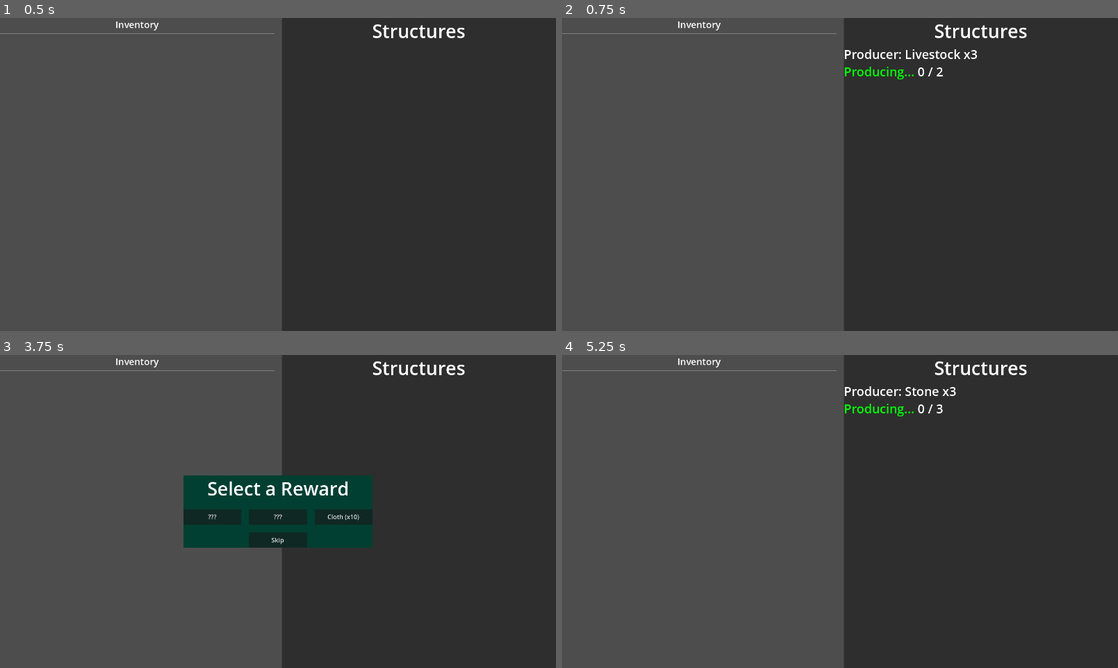
Above: before the commit, frames 1-4 (two rows, left to right).
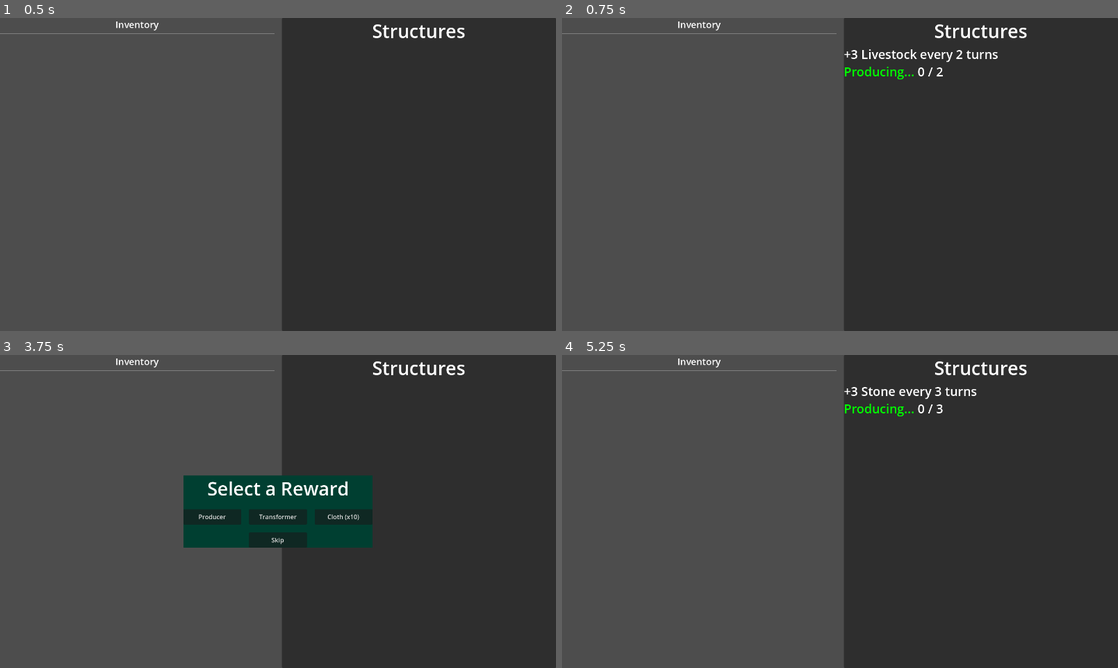
Above: after the commit, the same moments.

Repository: hellochar/godot-sketches
Game: Godot game, scene res://world.tscn
Same seed, same stepped clock (60 frames per second), same inputs: the game is played once before the commit and once after it.
Inputs (mouse positions are in pixels of both pictures, inside the frame that each line leads up to):
- Up to frame 1 (0.5 s): no input
- Up to frame 2 (0.75 s): tap Enter at 0.5 s; tap 1 at 0.6 s
- Up to frame 3 (3.75 s): tap Space at 0.77, 1.25, 1.52, 2.75, 3.02 s; tap 9 at 1.35 s; tap Enter at 2, 3.5 s; tap B at 2.1 s; tap R at 2.85 s; tap Z at 3.6 s
- Up to frame 4 (5.25 s): tap Space at 3.77, 5 s; click (773, 517) at 4.25 s, where only the run after the commit has a clickable "Producer"; tap 1 at 5.1 s

Frame 1 is identical in both runs. In frame 2, 0.4% of the frame differs, in the area x 50-79%, y 10-15%; in frame 3, 0.1%; in frame 4, 0.4%.

Commit message:
Improve structure descriptions and add auto-naming

Diff:
--- a/structure.gd
+++ b/structure.gd
@@ -10,6 +10,7 @@
   var rand_basic: Item = ItemLibrary.get_by_tier(Item.ETier.Basic).pick_random()
   structure.production[rand_basic] = randi_range(1, 3)
   structure.production_time = randi_range(1, 3)
+  structure.autoset_name_override()
   structure.description = structure.describe()
   structure.tier = Item.ETier.Basic
   structure.tags.push_back(Item.ETag.Structure)
@@ -27,6 +28,7 @@
   var rand_advanced: Item = ItemLibrary.get_by_tier(in_tier).pick_random()
   structure.production[rand_advanced] = sum_ingredients
   structure.production_time = randi_range(2, 4)
+  structure.autoset_name_override()
   structure.description = structure.describe()
   structure.tier = in_tier
   structure.tags.push_back(Item.ETag.Structure)
@@ -42,21 +44,29 @@
   var rand_futuristic: Item = ItemLibrary.get_by_tier(upgraded_tier).pick_random()
   structure.production[rand_futuristic] = 1
   structure.production_time = randi_range(7, 10)
+  structure.autoset_name_override()
   structure.description = structure.describe()
   structure.tier = base_tier
   structure.tags.push_back(Item.ETag.Structure)
   return structure
 
+func autoset_name_override() -> void:
+  if ingredients.size() > 0:
+    name_override = "Transformer"
+  else:
+    name_override = "Producer"
+
 func describe() -> String:
   var out := ""
   if ingredients.size() > 0:
-    out += "Transformer: "
+    out += "Converts "
     for res in ingredients.keys():
-      out += "%s x%d, " % [res.name, ingredients[res]]
+      out += "%d %s, " % [ingredients[res], res.name]
     out = out.substr(0, out.length() - 2)
-    out += " -> "
+    out += " into "
   else:
-    out += "Producer: "
+    out += "+"
 
-  out += ", ".join(production.keys().map(func(r): return "%s x%d" % [r.name, production[r]]))
+  out += ", ".join(production.keys().map(func(r): return "%d %s" % [production[r], r.name]))
+  out += " every %d turns" % production_time
   return out
